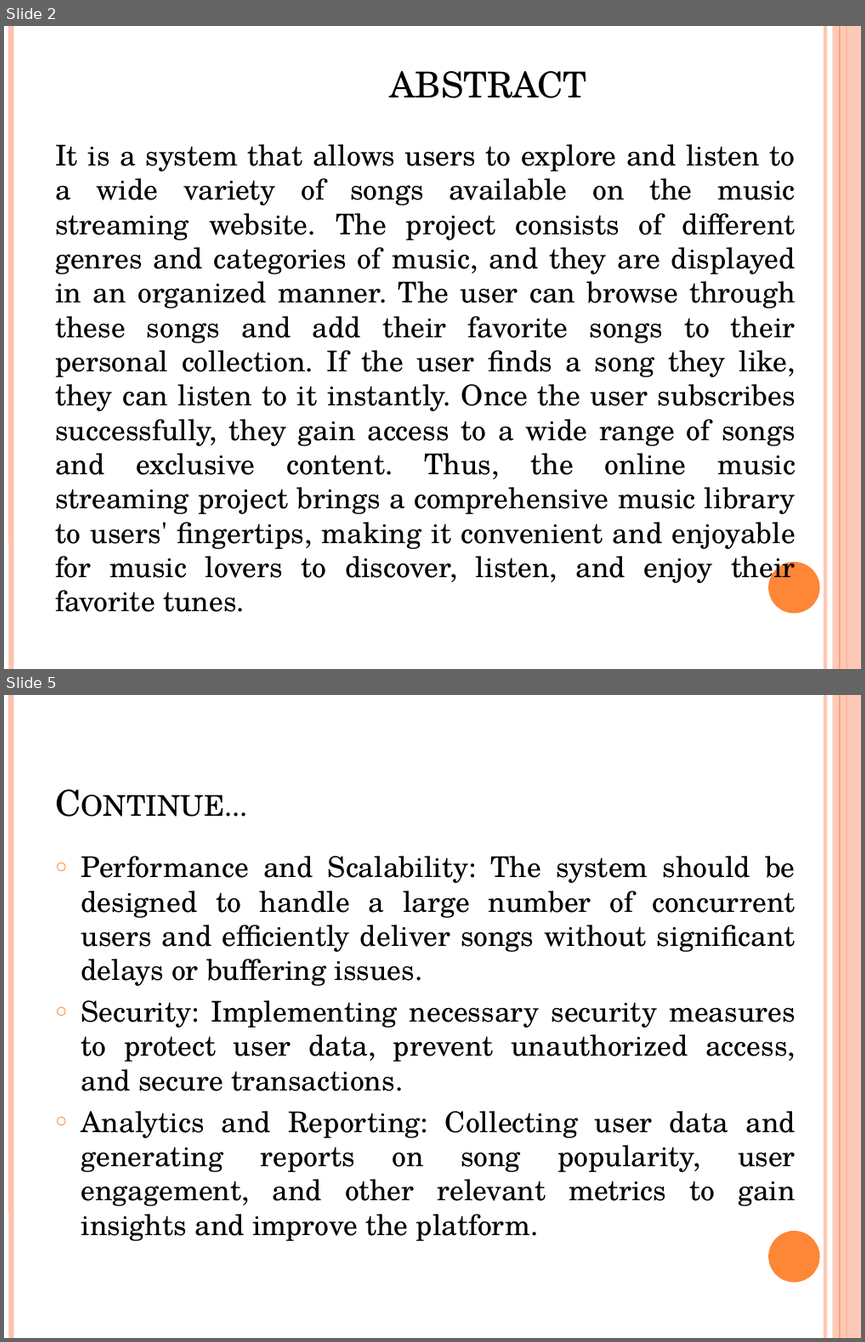
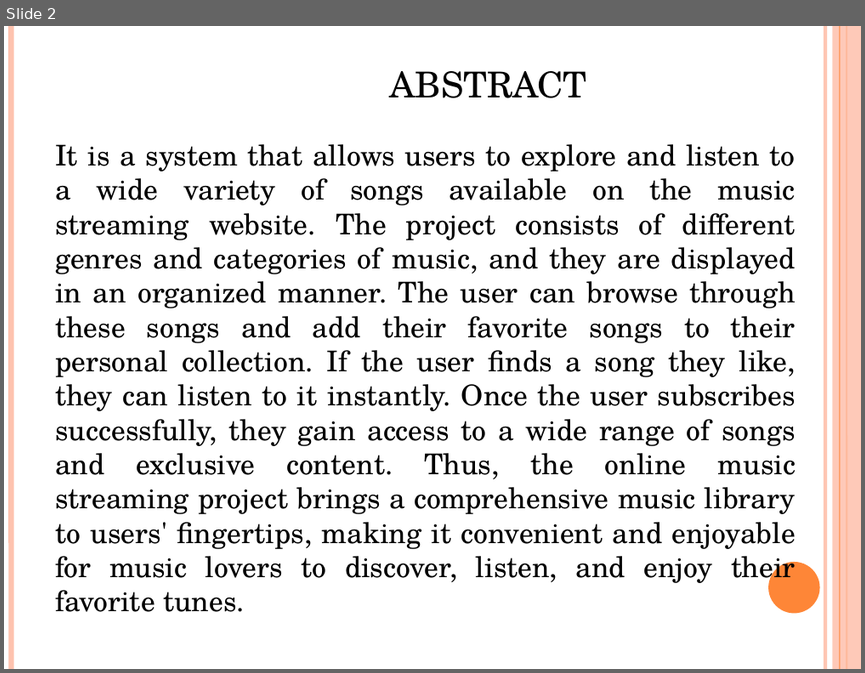
Before and after one commit to jarinadevasia/music-streaming-app, a slide deck: MUSIC STREAMING WEBSITE.pptx. Shown one above the other, each under a label of ours: slides 2 and 5 before the commit, slide 2 after it; the slides between them are not shown. The pictures are 865x1342 and 865x673 pixels, drawn with LibreOffice and Linux fonts; fonts in the diff are those of the drawing. Boxes give left, top, right and bottom in pixels: in the first picture for what was removed or moved away, otherwise in the second. Text is boxed around its words. In the diff, an @@ line names an element or a change of style, - is before the commit and + after.

```diff
--- a/MUSIC STREAMING WEBSITE.pptx
+++ b/MUSIC STREAMING WEBSITE.pptx
@@ slide 5 removed at [4,695,861,1338], background #FFFFFF; not listed: 6 template elements that a slide beside it also shows @@
@@ title removed at [46,721,747,828] @@
-Continue...
@@ text removed at [81,856,795,1241] @@
-○ Performance and Scalability: The system should be designed to handle a large number of concurrent users and efficiently deliver songs without significant delays or buffering issues.
-○ Security: Implementing necessary security measures to protect user data, prevent unauthorized access, and secure transactions.
-○ Analytics and Reporting: Collecting user data and generating reports on song popularity, user engagement, and other relevant metrics to gain insights and improve the platform.
```
Also in this commit, not shown: 4 slides changed, 7 slides added, 1 other slide removed.
